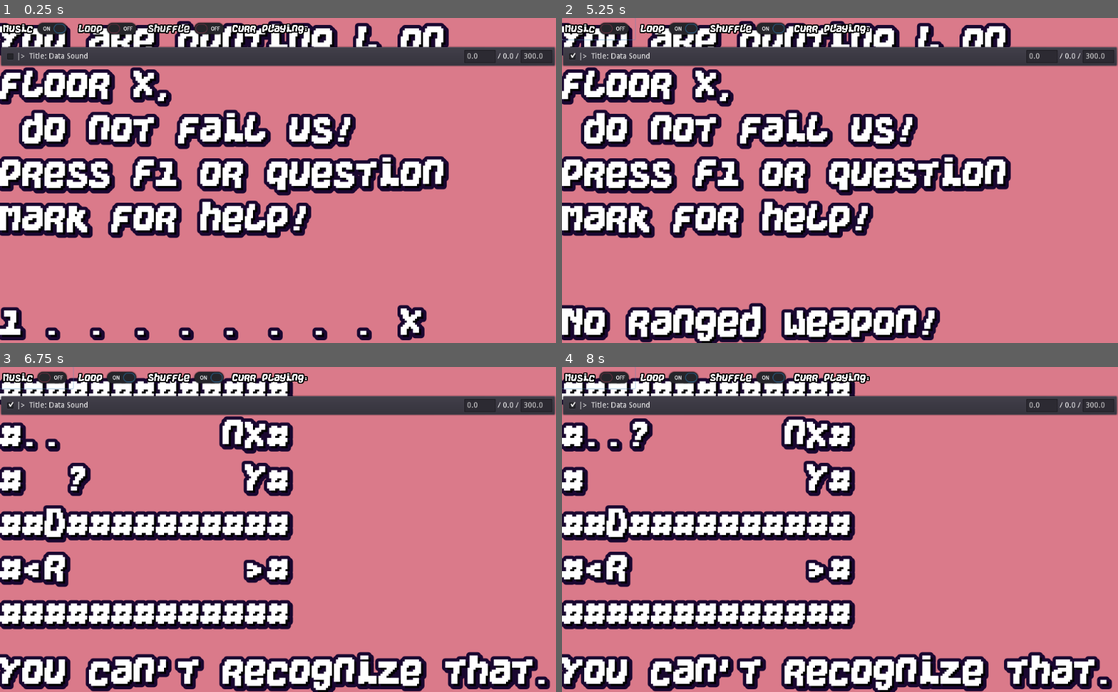
Above: before the commit, frames 1-4 (two rows, left to right).
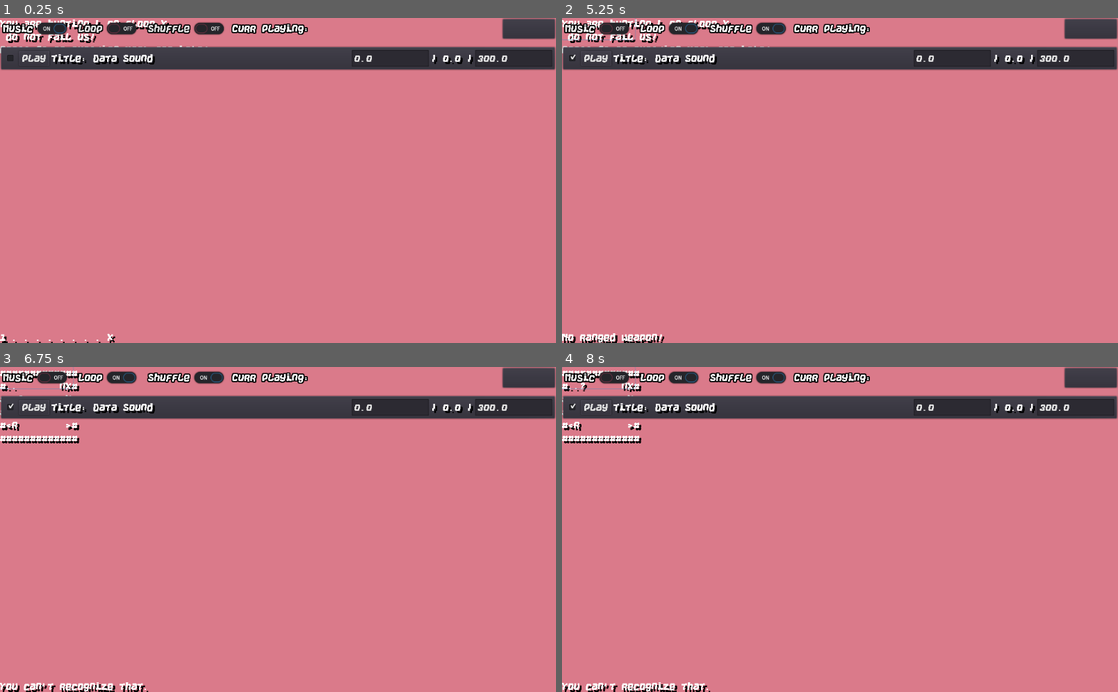
Above: after the commit, the same moments.

Repository: KaizNike/Defeating-User-Built-Dungeon
Game: Godot game, scene res://Main.tscn
The game is run twice, just before and just after one commit, with the same random seed, the same clock (stepped at 60 frames per second) and the same inputs.
Inputs (mouse positions are in pixels of both pictures, inside the frame that each line leads up to; where the layout moved, square brackets give the same spot in the first picture):
- Up to frame 1 (0.25 s): no input
- Up to frame 2 (5.25 s): click (595, 57) at 0.5 s, where only the run after the commit has a clickable "Play"; click (595, 57) at 1.25 s, where only the run after the commit has a clickable "Play"; click "Loop" at 2 s; click "Shuffle" at 2.75 s; click (573, 57) [578, 57] at 3.5 s; click "Music" at 4.25 s; move the mouse to (962, 164) at 5.02 s; hold Keypad 6 (fire_right) from 5.03 s (still down); hold X (fire) from 5.03 s (still down)
- Up to frame 3 (6.75 s): move the mouse to (166, 545) at 5.77 s; release Keypad 6 (fire_right) at 5.78 s; release X (fire) at 5.78 s; hold Keypad 2 (fire_down) 5.78-6.53 s; tap K (look) at 5.85 s; move the mouse to (333, 458) at 6.52 s; hold Keypad 6 (fire_right) from 6.53 s (still down); hold Z (use_scroll) from 6.53 s (still down)
- Up to frame 4 (8 s): move the mouse to (812, 594) at 7.27 s; release Keypad 6 (fire_right) at 7.28 s; release Z (use_scroll) at 7.28 s; hold Keypad 8 (fire_up) from 7.28 s (still down); tap V (version_display) at 7.35 s

The runs differ from the first frame. In frame 1, 28% of the frame differs, in the area x 0-100%, y 0-100%; in frame 2, 33%; in frame 3, 29%; in frame 4, 29%.
Error in both runs: Invalid get index '0' (on base: 'PoolStringArray'). (res://Main.gd:142)

Commit message:
Font Change and Visualizer
Spectrum Analyzer by Reduz

Diff:
--- a/Defeating User Built Dungeon/CellularMusicChatGPT/CellMusicChatGPT3.gd
+++ b/Defeating User Built Dungeon/CellularMusicChatGPT/CellMusicChatGPT3.gd
@@ -20,6 +20,8 @@
 var openFile = File.new()
 var Stream = AudioStreamOGGVorbis.new()
 var reading = false
+
+var currentSongs := []
 
 export (PackedScene) var musicLineScene
 
@@ -81,12 +83,17 @@
 		var newLine = musicLineScene.instance()
 		var lineAudio = newLine.get_node("LineItemMusic")
 		var lineTitle = newLine.get_node("MusicPlaying/Label")
-		lineTitle.text = file.get_file()
+		var endTime = newLine.get_node("MusicPlaying/LineEdit")
+		lineTitle.text = file.get_file().get_slice(".ogg",0)
+#		Will need changes
+		currentSongs.append(file.get_file().get_slice(".ogg",0))
+		$Control/VSplitContainer/HBoxContainer/CurrentSongLabel.text = currentSongs[currentSongs.size()-1]
 		print(lineAudio)
 		openFile.open(file, File.READ)
 		Stream.set_data(openFile.get_buffer(openFile.get_len()))
 		lineAudio.stream = Stream
 		openFile.close()
+		endTime.text = str(lineAudio.stream.get_length()).pad_decimals(2)
 		$Control/VSplitContainer/VBoxContainer.add_child(newLine)
 		lineAudio.playing = true
 		print(lineAudio.playing)
--- a/Defeating User Built Dungeon/CellularMusicChatGPT/CellMusicChatGPT3.tscn
+++ b/Defeating User Built Dungeon/CellularMusicChatGPT/CellMusicChatGPT3.tscn
@@ -1,8 +1,9 @@
-[gd_scene load_steps=7 format=2]
+[gd_scene load_steps=8 format=2]
 
 [ext_resource path="res://CellularMusicChatGPT/CellMusicChatGPT3.gd" type="Script" id=1]
 [ext_resource path="res://as/energy-v1/Energy.otf" type="DynamicFontData" id=2]
 [ext_resource path="res://CellularMusicChatGPT/MusicPlaying.tscn" type="PackedScene" id=3]
+[ext_resource path="res://CellularMusicChatGPT/Visualizer.gd" type="Script" id=4]
 
 [sub_resource type="AudioStreamGenerator" id=1]
 
@@ -54,13 +55,28 @@
 theme = SubResource( 3 )
 text = "Shuffle"
 
-[node name="CheckButton3" type="Label" parent="Control/VSplitContainer/HBoxContainer"]
+[node name="CurrPlayingLabel" type="Label" parent="Control/VSplitContainer/HBoxContainer"]
 margin_left = 428.0
 margin_top = 9.0
 margin_right = 571.0
 margin_bottom = 30.0
 theme = SubResource( 3 )
 text = "Curr Playing:"
+
+[node name="CurrentSongLabel" type="Label" parent="Control/VSplitContainer/HBoxContainer"]
+margin_left = 575.0
+margin_top = 9.0
+margin_right = 920.0
+margin_bottom = 30.0
+size_flags_horizontal = 3
+theme = SubResource( 3 )
+
+[node name="Visualizer" type="PanelContainer" parent="Control/VSplitContainer/HBoxContainer"]
+margin_left = 924.0
+margin_right = 1024.0
+margin_bottom = 40.0
+rect_min_size = Vector2( 100, 0 )
+script = ExtResource( 4 )
 
 [node name="VBoxContainer" type="VBoxContainer" parent="Control/VSplitContainer"]
 margin_top = 52.0
@@ -71,4 +87,4 @@
 anchor_right = 0.0
 anchor_bottom = 0.0
 margin_right = 1024.0
-margin_bottom = 38.0
+margin_bottom = 45.0
--- /dev/null
+++ b/Defeating User Built Dungeon/CellularMusicChatGPT/MusicPlaying.gd
@@ -0,0 +1,13 @@
+extends PanelContainer
+
+var timeSinceStart := 0.0
+
+#func _process(delta):
+#	if $LineItemMusic.playing:
+#		timeSinceStart += delta
+#		$MusicPlaying/Label2.text = "/ " + str(timeSinceStart).pad_decimals(2) + " /"
+
+func _physics_process(delta):
+	if $LineItemMusic.playing:
+		timeSinceStart += delta
+		$MusicPlaying/Label2.text = "/ " + str(timeSinceStart).pad_decimals(2) + " /"
--- a/Defeating User Built Dungeon/CellularMusicChatGPT/MusicPlaying.tscn
+++ b/Defeating User Built Dungeon/CellularMusicChatGPT/MusicPlaying.tscn
@@ -1,8 +1,13 @@
-[gd_scene format=2]
+[gd_scene load_steps=3 format=2]
+
+[ext_resource path="res://CellularMusicChatGPT/MusicPlaying.gd" type="Script" id=1]
+[ext_resource path="res://FontTheme.tres" type="Theme" id=2]
 
 [node name="PanelContainer" type="PanelContainer"]
 anchor_right = 1.0
 anchor_bottom = 1.0
+theme = ExtResource( 2 )
+script = ExtResource( 1 )
 
 [node name="MusicPlaying" type="HBoxContainer" parent="."]
 margin_left = 7.0
@@ -11,38 +16,45 @@
 margin_bottom = 593.0
 
 [node name="CheckBox" type="CheckBox" parent="MusicPlaying"]
-margin_right = 43.0
+margin_right = 24.0
 margin_bottom = 586.0
-text = "|>"
+
+[node name="Button" type="Button" parent="MusicPlaying"]
+margin_left = 28.0
+margin_top = 279.0
+margin_right = 84.0
+margin_bottom = 306.0
+size_flags_vertical = 4
+text = "Play"
 
 [node name="Label" type="Label" parent="MusicPlaying"]
-margin_left = 47.0
-margin_top = 286.0
-margin_right = 844.0
-margin_bottom = 300.0
+margin_left = 88.0
+margin_top = 282.0
+margin_right = 637.0
+margin_bottom = 303.0
 size_flags_horizontal = 3
 text = "Title: Data Sound"
 
 [node name="LineEdit2" type="LineEdit" parent="MusicPlaying"]
-margin_left = 848.0
-margin_top = 281.0
-margin_right = 906.0
-margin_bottom = 305.0
+margin_left = 641.0
+margin_top = 277.0
+margin_right = 783.0
+margin_bottom = 308.0
 size_flags_vertical = 4
 text = "0.0"
 
 [node name="Label2" type="Label" parent="MusicPlaying"]
-margin_left = 910.0
-margin_top = 286.0
-margin_right = 948.0
-margin_bottom = 300.0
+margin_left = 787.0
+margin_top = 282.0
+margin_right = 864.0
+margin_bottom = 303.0
 text = "/ 0.0 /"
 
 [node name="LineEdit" type="LineEdit" parent="MusicPlaying"]
-margin_left = 952.0
-margin_top = 281.0
+margin_left = 868.0
+margin_top = 277.0
 margin_right = 1010.0
-margin_bottom = 305.0
+margin_bottom = 308.0
 size_flags_vertical = 4
 text = "300.0"
 
--- /dev/null
+++ b/Defeating User Built Dungeon/CellularMusicChatGPT/Visualizer.gd
@@ -0,0 +1,35 @@
+extends PanelContainer
+
+const VU_COUNT = 16
+const FREQ_MAX = 11050.0
+
+#const WIDTH = 400
+#const HEIGHT = 100
+
+const WIDTH = 94
+const HEIGHT = 36
+
+const MIN_DB = 60
+
+var spectrum
+
+
+func _ready():
+	spectrum = AudioServer.get_bus_effect_instance(0,0)
+
+
+func _process(_delta):
+	update()
+
+
+func _draw():
+	#warning-ignore:integer_division
+	var w = WIDTH / VU_COUNT
+	var prev_hz = 0
+	for i in range(1, VU_COUNT+1):
+		var hz = i * FREQ_MAX / VU_COUNT;
+		var magnitude: float = spectrum.get_magnitude_for_frequency_range(prev_hz, hz).length()
+		var energy = clamp((MIN_DB + linear2db(magnitude)) / MIN_DB, 0, 1)
+		var height = energy * HEIGHT
+		draw_rect(Rect2(w * i, HEIGHT - height, w, height), Color.white)
+		prev_hz = hz
--- a/Defeating User Built Dungeon/Font.tres
+++ b/Defeating User Built Dungeon/Font.tres
@@ -3,8 +3,5 @@
 [ext_resource path="res://as/energy-v1/Energy.otf" type="DynamicFontData" id=1]
 
 [resource]
-size = 60
-outline_size = 6
 outline_color = Color( 0.0980392, 0.027451, 0.188235, 1 )
-use_filter = true
 font_data = ExtResource( 1 )
--- a/Defeating User Built Dungeon/FontTheme.tres
+++ b/Defeating User Built Dungeon/FontTheme.tres
@@ -8,6 +8,7 @@
 
 [resource]
 default_font = ExtResource( 1 )
+CheckBox/fonts/font = ExtResource( 1 )
 Label/colors/font_color_shadow = Color( 0, 0, 0, 1 )
 Label/constants/line_spacing = 3
 Label/constants/shadow_offset_x = 4
--- /dev/null
+++ b/Defeating User Built Dungeon/default_bus_layout.tres
@@ -0,0 +1,8 @@
+[gd_resource type="AudioBusLayout" load_steps=2 format=2]
+
+[sub_resource type="AudioEffectSpectrumAnalyzer" id=1]
+resource_name = "SpectrumAnalyzer"
+
+[resource]
+bus/0/effect/0/effect = SubResource( 1 )
+bus/0/effect/0/enabled = true
Not shown, changed: CREDITS.md
